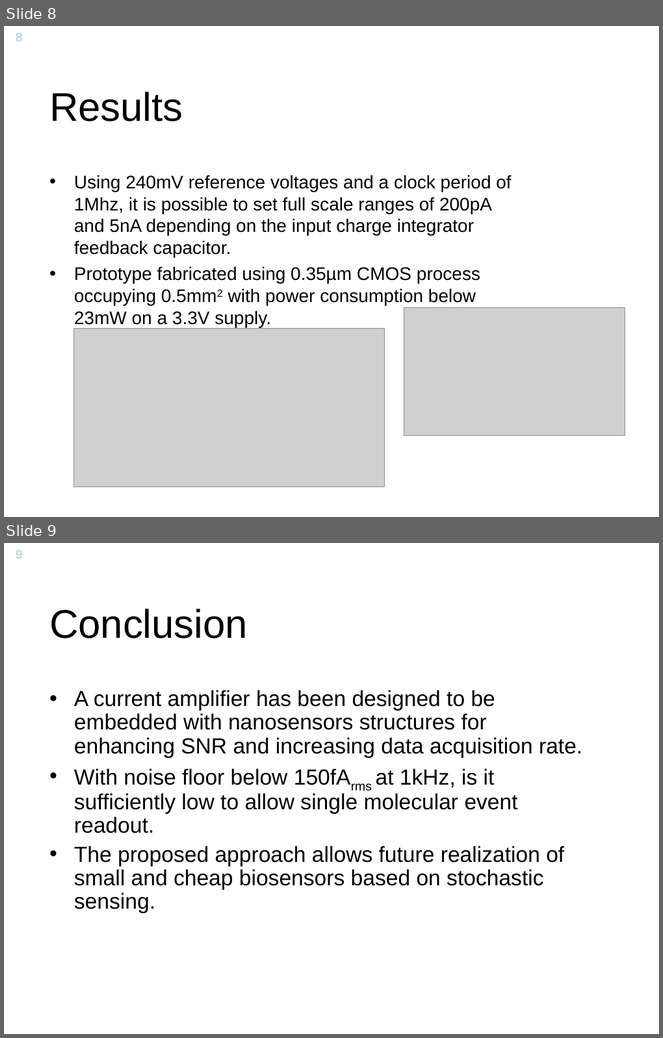
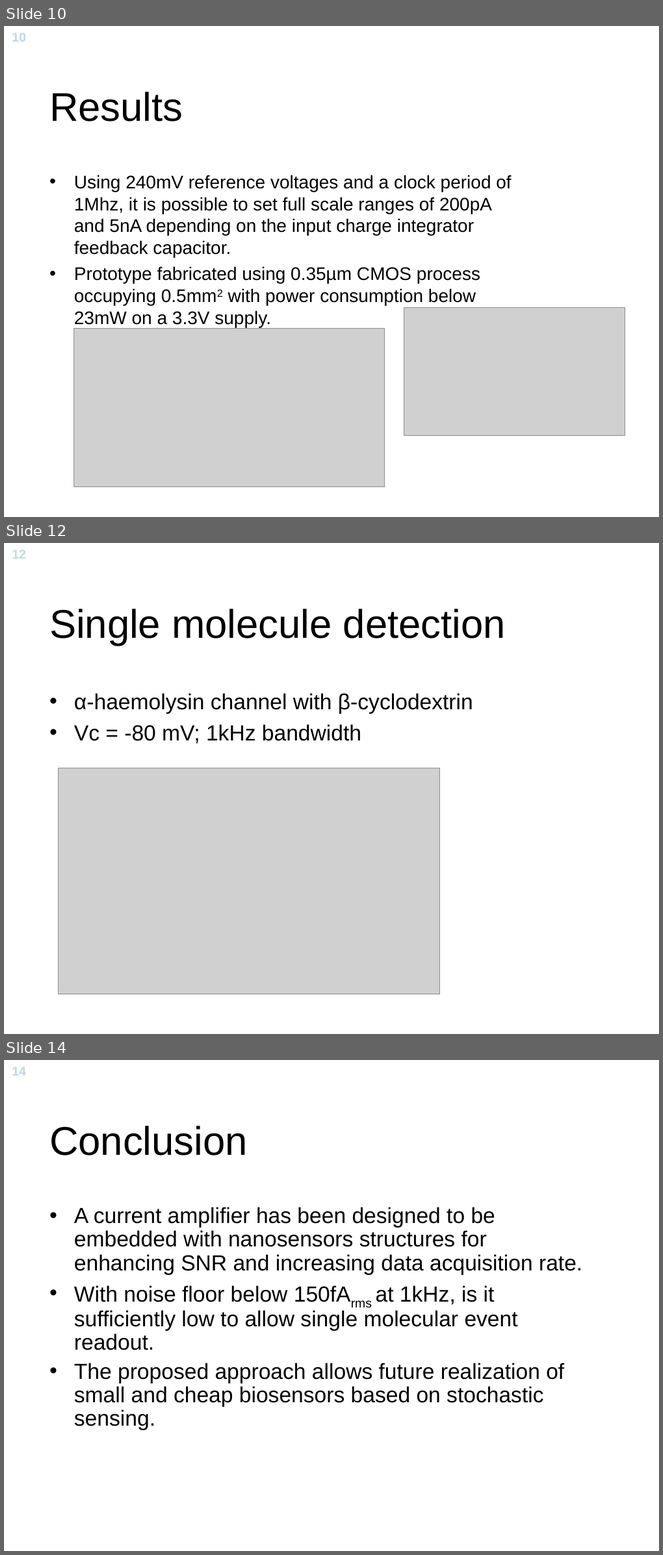
Before and after one commit to Yuav/solcelle, a slide deck: A Sub-pA delta-sigma Current Amplifier for Single-Molecule Nanosesnsors.ppt. Shown one above the other, each under a label of ours: slides 8 and 9 before the commit, slides 10, 12 and 14 after it; the slides between them are not shown. The pictures are 663x1038 and 663x1555 pixels, drawn with LibreOffice and Linux fonts; fonts in the diff are those of the drawing; grey boxes stand for pictures; background and template pictures are left out. Boxes give left, top, right and bottom in pixels: in the first picture for what was removed or moved away, otherwise in the second. Text is boxed around its words. In the diff, an @@ line names an element or a change of style, - is before the commit and + after.

```diff
--- a/A Sub-pA delta-sigma Current Amplifier for Single-Molecule Nanosesnsors.ppt
+++ b/A Sub-pA delta-sigma Current Amplifier for Single-Molecule Nanosesnsors.ppt
@@ slide 12 added at box(4, 543, 659, 1034), background picture (left out); not listed: 1 template element that a slide beside it also shows @@
@@ title added at box(50, 609, 506, 646), 44 pt, text #000000 @@
+Single molecule detection
@@ text added at box(74, 693, 473, 744), 24 pt, text #000000 @@
+• α-haemolysin channel with β-cyclodextrin
+• Vc = -80 mV; 1kHz bandwidth
@@ picture added at box(59, 769, 440, 995) @@
@@ what was slide 8 is now slide 10 @@
@@ page number at box(12, 32, 26, 42): text changed @@
-8
+10
@@ what was slide 9 is now slide 14 @@
@@ page number at box(12, 1067, 26, 1076): text changed @@
-9
+14
```
Also in this commit, not shown: 2 slides changed, 5 other slides added, 1 slide removed.
